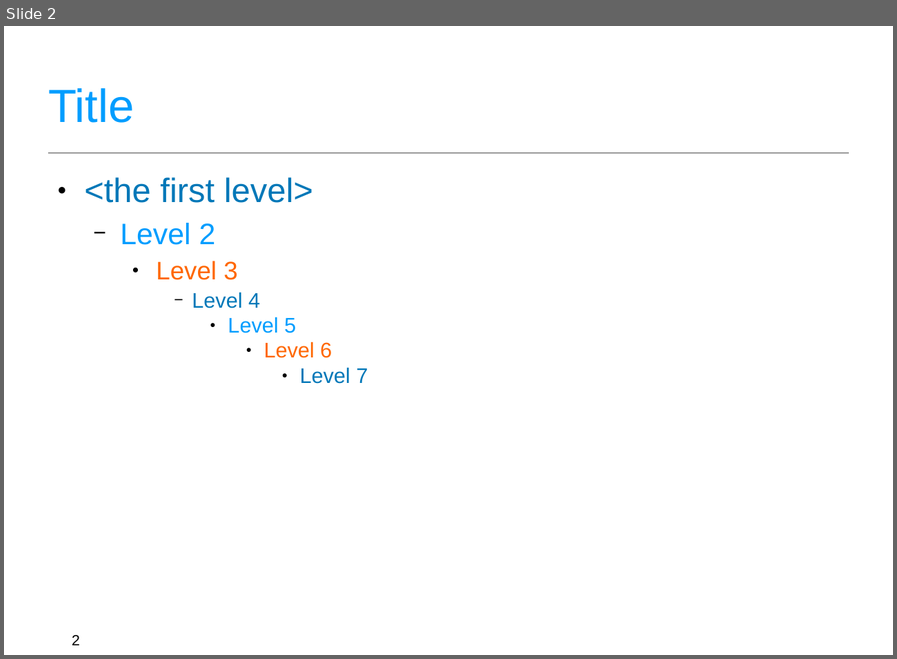
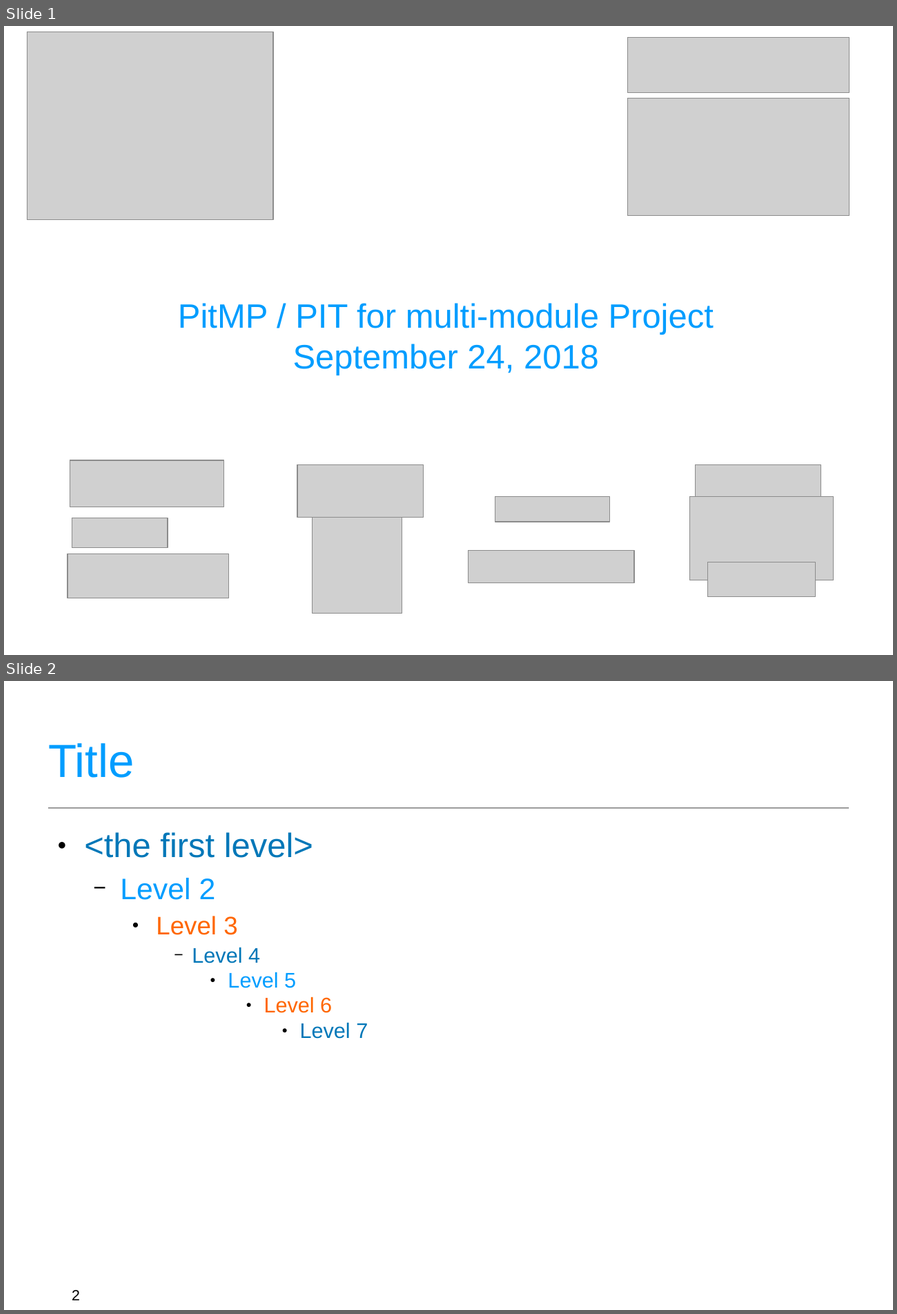
Before and after one commit to STAMP-project/docs-forum, a slide deck: docs/d71_presentation_template.odp. Shown one above the other, each under a label of ours: slide 2 before the commit, slides 1 and 2 after it. The pictures are 897x659 and 897x1314 pixels, drawn with LibreOffice and Linux fonts; fonts in the diff are those of the drawing; grey boxes stand for pictures; background and template pictures are left out. Boxes give left, top, right and bottom in pixels: in the first picture for what was removed or moved away, otherwise in the second. Text is boxed around its words. In the diff, an @@ line names an element or a change of style, - is before the commit and + after.

```diff
--- a/docs/d71_presentation_template.odp
+++ b/docs/d71_presentation_template.odp
@@ slide 1 added at (4, 26, 893, 655), background #FFFFFF @@
@@ picture added at (27, 32, 273, 220) @@
@@ picture added at (627, 38, 849, 92) @@
@@ picture added at (627, 98, 849, 215) @@
@@ text added at (178, 303, 713, 375), 32 pt, text #009DFF @@
+PitMP / PIT for multi-module Project
+September 24, 2018
@@ picture added at (70, 460, 223, 506) @@
@@ picture added at (297, 465, 423, 517) @@
@@ picture added at (695, 465, 820, 510) @@
@@ picture added at (495, 496, 610, 521) @@
@@ picture added at (690, 496, 833, 579) @@
@@ picture added at (72, 517, 168, 548) @@
@@ picture added at (312, 512, 402, 613) @@
@@ picture added at (68, 554, 229, 598) @@
@@ picture added at (468, 550, 634, 583) @@
@@ picture added at (707, 562, 815, 597) @@
```
Also in this commit, not shown: 2 other slides added, 1 slide removed, 2 other files.
